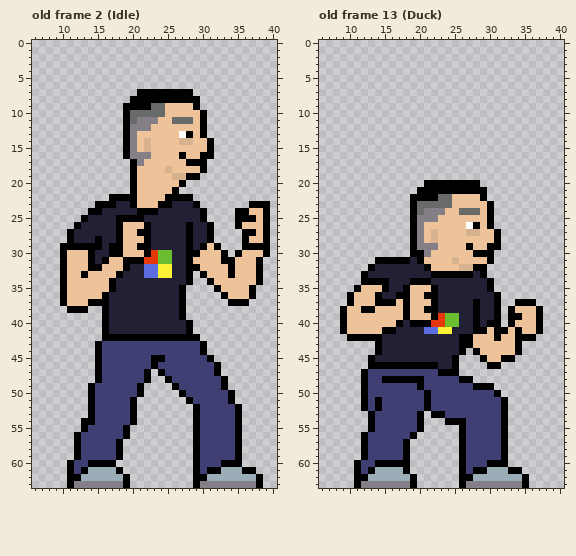
Two versions of one pixel-art file, aseprite/JimR.aseprite. This is how it looked before the edit.
80x64 pixels, 27 frames. Shown: old frame 2 (Idle): x 6..40, y 0..63; old frame 13 (Duck): x 6..40, y 0..63. The commit also changed other frames, which this record leaves out.
New version:
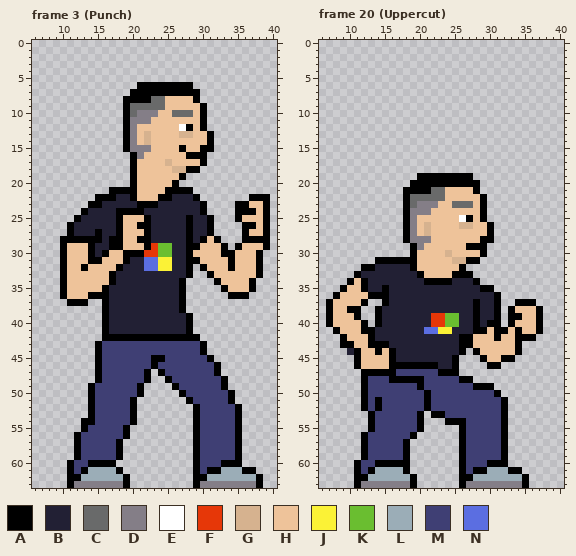
Palette (. is transparent): A #000000  B #222034  C #696a6a  D #847e87  E #ffffff  F #e63708  G #d6b28f  H #eec39a  J #fbf236  K #6abe30  L #9badb7  M #3f3f74  N #5b6ee1
A new or re-ordered frame is compared with the old frame closest to it.
From the commit log: Cleaned up uppercut animation for JimR
From old to new:
frames 27 -> 36
frames re-ordered
--- frame 3 (Punch) against old frame 2 (Idle)
@@ x 6..40 @@
  5 ...................................
- 6 ...................................
- 7 ...............AAAAAAAA............
- 8 ..............AAAAAAAAAA...........
- 9 .............AAAACCHHHHA...........
-10 .............ACCCCCHHHHHA..........
-11 .............ACDDDHHCCCHA..........
-12 .............ADDDHHHHHHHA..........
-13 .............ADHHHHHHEAHA..........
-14 .............ADHGHHHHGGHHA.........
-15 .............ADHGHHHHHHHHA.........
-16 .............ADDDHHHHAHHAA.........
-17 ..............ADHHHHHHAAA..........
-18 ..............AHHHHGHHHHA..........
-19 ..............AHHHHHGGAA...........
-20 ..............AHHHHHHA.............
-21 ..............AHHHHHA..............
-22 ...........AAAAHHHHAAAA............
-23 .........AAABBAHHHAABBBA.......AAA.
-24 ........AABBBBBAAABBBBBBA....AAHHA.
-25 .......ABBBBAAAABBBBBBBBA....AAAHA.
-26 ......ABBBBBAHHHABBBBBABBA...AHHHA.
-27 .....ABBBBBBAHHAABBBBBABBA....AAHA.
-28 .....ABBBABBAHHHABBBBBABBA....AHHA.
-29 ....AAAAAABAAHHAABBBBBABAHA...AAAA.
-30 ....AHHHABBAAHHHAFKKBBAAHHHA.AHHHA.
-31 ....AHHHABAHHAAAFFKKBBAHHHHAAHHHA..
-32 ....AHHHAAHHHABBNNJJBBAAHHHHAHHHA..
-33 ....AHHAHHHHABBBNNJJBBA.AHHHAHHHA..
-34 ....AHHHHHHABBBBBBBBBBA..AHHHHHHA..
-35 ....AHHHHHHABBBBBBBBBA....AHHHHA...
-36 ....AHHHHHABBBBBBBBBBA.....AHHHA...
-37 ....AHHHAAABBBBBBBBBBA......AAA....
-38 .....AAA..ABBBBBBBBBBA.............
-39 ..........ABBBBBBBBBBA.............
+ 6 ...............AAAAAAAA............
+ 7 ..............AAAAAAAAAA...........
+ 8 .............AAAACCHHHHA...........
+ 9 .............ACCCCCHHHHHA..........
+10 .............ACDDDHHCCCHA..........
+11 .............ADDDHHHHHHHA..........
+12 .............ADHHHHHHEAHA..........
+13 .............ADHGHHHHGGHHA.........
+14 .............ADHGHHHHHHHHA.........
+15 .............ADDDHHHHAHHAA.........
+16 ..............ADHHHHHHAAA..........
+17 ..............AHHHHGHHHHA..........
+18 ..............AHHHHHGGAA...........
+19 ..............AHHHHHHA.............
+20 ..............AHHHHHA..............
+21 ...........AAAAHHHHAAAA............
+22 .........AAABBAHHHAABBBA.......AAA.
+23 ........AABBBBBAAABBBBBBA....AAHHA.
+24 .......ABBBBAAAABBBBBBBBA....AAAHA.
+25 ......ABBBBBAHHHABBBBBABBA...AHHHA.
+26 .....ABBBBBBAHHAABBBBBABBA....AAHA.
+27 .....ABBBABBAHHHABBBBBABBA....AHHA.
+28 ....AAAAAABAAHHAABBBBBABAHA...AAAA.
+29 ....AHHHABBAAHHHAFKKBBAAHHHA.AHHHA.
+30 ....AHHHABAHHAAAFFKKBBAHHHHAAHHHA..
+31 ....AHHHAAHHHABBNNJJBBAAHHHHAHHHA..
+32 ....AHHAHHHHABBBNNJJBBA.AHHHAHHHA..
+33 ....AHHHHHHABBBBBBBBBBA..AHHHHHHA..
+34 ....AHHHHHHABBBBBBBBBA....AHHHHA...
+35 ....AHHHHHABBBBBBBBBBA.....AHHHA...
+36 ....AHHHAAABBBBBBBBBBA......AAA....
+37 .....AAA..ABBBBBBBBBBA.............
+38 ..........ABBBBBBBBBBA.............
+39 ..........ABBBBBBBBBBBA............
 40 ..........ABBBBBBBBBBBA............
--- frame 20 (Uppercut) against old frame 13 (Duck)
@@ x 6..40 @@
 18 ...................................
-19 ...................................
-20 ...............AAAAAAAA............
-21 ..............AAAAAAAAAA...........
-22 .............AAAACCHHHHA...........
-23 .............ACCCCCHHHHHA..........
-24 .............ACDDDHHCCCHA..........
-25 .............ADDDHHHHHHHA..........
-26 .............ADHHHHHHEAHA..........
-27 .............ADHGHHHHGGHHA.........
-28 .............ADHGHHHHHHHHA.........
-29 .............ADDDHHHHAHHAA.........
-30 .............AADHHHHHHAAA..........
-31 ........AAAAABAHHHHGHHHHA..........
-32 .......ABBBBBBBAHHHHGGAA...........
-33 ......ABBBBBBBBBAAAAAABA...........
-34 ......AAAABBBAAABBBBBBBBA..........
-35 .....AHHHABBAHHHABBBBBBBA..........
-36 ....AHHHABBAAHHAABBBBBBBBA.........
-37 ....AHHHAAAHAHHHABBBBBABBA..AAA....
-38 ...AHHAAHHHHAHHAABBBBBABBA.AHHHA...
-39 ...AHHHHHHHHAHHHAFKKBBABBA.AAHHA...
-40 ...AHHHHHHHABAAAFFKKBBABAA.AHHHA...
-41 ...AHHHHHAABBBBNNJJBBBAAHAAHAHHA...
-42 ....AAAAABBBBBBBBBBBAAHHHAHHAAA....
-43 ........ABBBBBBBBBBBAAHHHHHHA......
-44 ........ABBBBBBBBBBBA.AHHHHHA......
-45 .......ABBBBBBBBBBBA...AHHAA.......
-46 .......AAAAAAAAAABBA....AA.........
-47 ......AMMMMMMMMMMAAA...............
-48 ......AMMAAAAAAMMMMMAA.............
+19 ..............AAAAAAAA.............
+20 .............AAAAAAAAAA............
+21 ............AAAACCHHHHA............
+22 ............ACCCCCHHHHHA...........
+23 ............ACDDDHHCCCHA...........
+24 ............ADDDHHHHHHHA...........
+25 ............ADHHHHHHEAHA...........
+26 ............ADHGHHHHGGHHA..........
+27 ............ADHGHHHHHHHHA..........
+28 ............ADDDHHHHHHHAA..........
+29 .............ADHHHHHHAAA...........
+30 .............AHHHHGHHHHA...........
+31 ........AAAAAAHHHHHGGAA............
+32 ......AABBBBBAHHHHHHA..............
+33 .....ABBBBBBBBAHHHHAAA.............
+34 ....AHABBBBBBBBAAAABBBA............
+35 ...AHHABBABBBBBBBBBBBBBAA..........
+36 ..AHHHHAAABBBBBBBBBBBBBBBA.........
+37 .AHHHHA..ABBBBBBBBBBBBABBA..AAA....
+38 .AHHAA..ABBBBBBBBBBBBBABBA.AHHHA...
+39 .AHHHA..ABBBBBBBFFKKBBABBA.AAHHA...
+40 .AHHHHA.ABBBBBBBFFKKBBABAA.AHHHA...
+41 ..AHHHAABBBBBBBNNJJBBBAAHAAHAHHA...
+42 ...AHHHABBBBBBBBBBBBAAHHHAHHAAA....
+43 ...AAHHAAABBBBBBBBBBAAHHHHHHA......
+44 ....BAHHAHABBBBBBBBBA.AHHHHHA......
+45 .....AHHHHABBBBBBBBA...AHHAA.......
+46 .....AHHHHAAAAAAABBA....AA.........
+47 ......AAAAAMMMMMMAAA...............
+48 ......AMMMAAAAAMMMMMAA.............
 49 ......AMMMMMMMAMMMMMMMAAA..........
Boxes around the changes in both pictures, in picture pixels (x1, y1, x2, y2):
changed: (60, 82, 270, 313)
changed: (179, 313, 193, 320)
changed: (326, 173, 501, 383)
